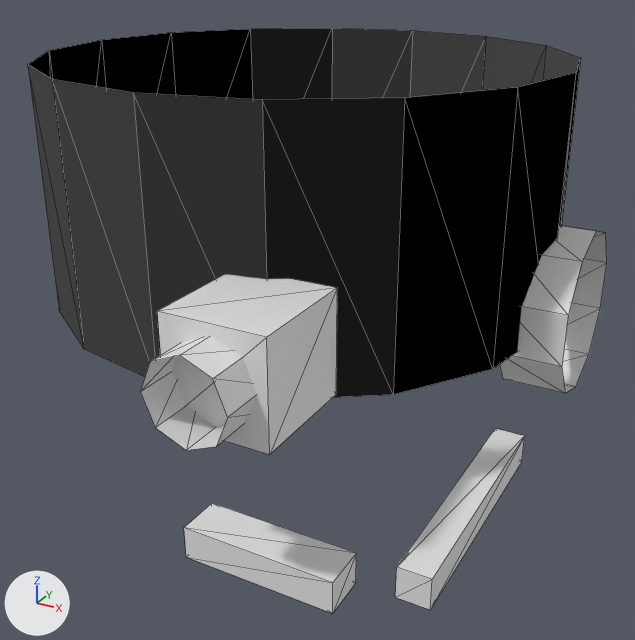
The OBJ model client/Assets/Art/Characters/Operators/TRACE/Meshes/TRACE_Headset_ReconComms.obj as it was, and as the next commit left it.
One viewpoint serves both versions: a 50 mm lens placed at (0.219, -0.387, 0.174), pointed at (0.01, -0.007, -0.016). Arrows for +X, +Y and +Z are at lower left; the lights stay in place. The older version comes first. Mesh edges are drawn as thin lines. Where no turn or scale is listed for an object, it has been applied to the vertices.

Names of what the first picture shows: 'TRACE_Headset_ReconComms'.
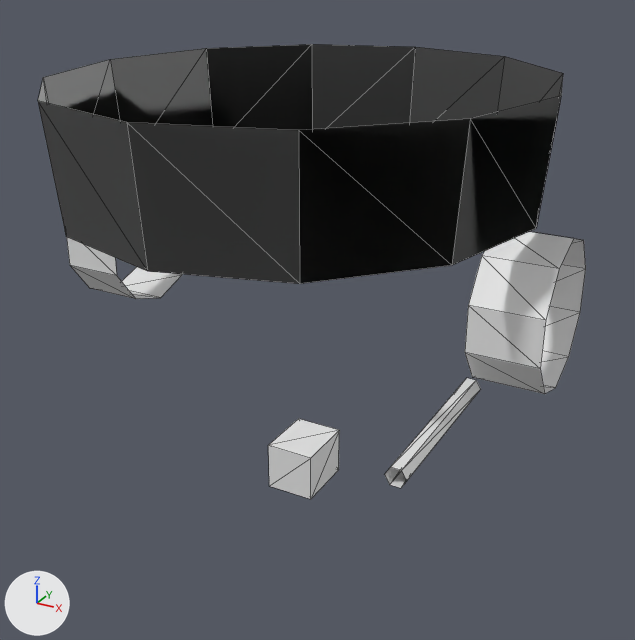
Edits to the bpy script that builds the scene:
```text
Change me_trace_headset_reconcomms:
    used by ob_trace_headset_reconcomms; location = (0.0, 0.0, 0.0)
    remove me_trace_headset_reconcomms.from_pydata(...)  # 120 vertices, 136 faces; spans x -0.145..0.145, y -0.183..0.2, z -0.068..0.12
    add me_trace_headset_reconcomms.from_pydata(...)  # 84 vertices, 88 faces; spans x -0.138..0.138, y -0.135..0.135, z -0.04..0.11
    me_trace_headset_reconcomms part 1: the loose piece of 20 vertices spanning x 0.115..0.145, y -0.028..0.048, z -0.03..0.05 is scaled about its middle by (1.17, 0.95, 0.948), then moved by (-0.01, -0.01, 0.0)
    me_trace_headset_reconcomms part 2: the loose piece of 20 vertices spanning x -0.145..-0.115, y -0.028..0.048, z -0.03..0.05 is scaled about its middle by (1.17, 0.95, 0.948), then moved by (0.01, -0.01, 0.0)
    me_trace_headset_reconcomms part 3: a new loose piece, a box spanning x 0.05..0.07, y -0.123..-0.097, z -0.04..-0.02
    me_trace_headset_reconcomms part 4: the loose piece of 32 vertices spanning x -0.13..0.13, y -0.13..0.13, z 0.0..0.12 is rebuilt with 24 vertices and now spans x -0.125..0.125, y -0.135..0.135, z 0.05..0.11
    me_trace_headset_reconcomms part 5: the loose piece of 16 vertices spanning x 0.037..0.073, y -0.183..-0.157, z 0.012..0.048 is deleted
    me_trace_headset_reconcomms part 6: the loose piece of 8 vertices spanning x 0.032..0.078, y -0.165..-0.115, z 0.008..0.053 is deleted
    me_trace_headset_reconcomms part 7: the loose piece of 8 vertices spanning x 0.112..0.127, y -0.13..-0.01, z -0.068..-0.052 is deleted
    me_trace_headset_reconcomms part 8: the loose piece of 8 vertices spanning x 0.025..0.095, y -0.15..-0.13, z -0.067..-0.052 is deleted
    me_trace_headset_reconcomms part 9
    6 vertices are added at (0.105, -0.105, -0.03), (0.102, -0.105, -0.026), (0.097, -0.105, -0.026), (0.095, -0.105, -0.03), (0.097, -0.105, -0.034), (0.102, -0.105, -0.034)
    6 new vertices lie (0.0, 0.09, 0.0) away from vertices in x 0.095..0.105, y -0.105, z -0.034..-0.026
    12 new faces join them
    other edits to the shape of me_trace_headset_reconcomms do not show in these pictures
```

Location of each change, [x1, y1, x2, y2] in pixels of the pictures (635 x 640 px; the box of a moved part takes in the faces that stretch with it):
'TRACE_Headset_ReconComms', reshaped (22% shorter): before [28, 28, 607, 613]; after [38, 44, 586, 499]
part 1 of me_trace_headset_reconcomms, moved or reshaped: before [500, 225, 607, 393]; after [465, 232, 586, 394]
part 2 of me_trace_headset_reconcomms, moved or reshaped (not visible before): after [67, 237, 182, 299]
part 3 of me_trace_headset_reconcomms, added: after [268, 419, 339, 499]
part 4 of me_trace_headset_reconcomms, rebuilt (35% shorter): before [28, 28, 581, 397]; after [38, 44, 563, 284]
part 5 of me_trace_headset_reconcomms, deleted: before [140, 336, 257, 450]
part 6 of me_trace_headset_reconcomms, deleted: before [157, 274, 337, 454]
part 7 of me_trace_headset_reconcomms, deleted: before [395, 428, 525, 610]
part 8 of me_trace_headset_reconcomms, deleted: before [184, 503, 356, 613]
part 9 of me_trace_headset_reconcomms, added: after [385, 378, 480, 488]
